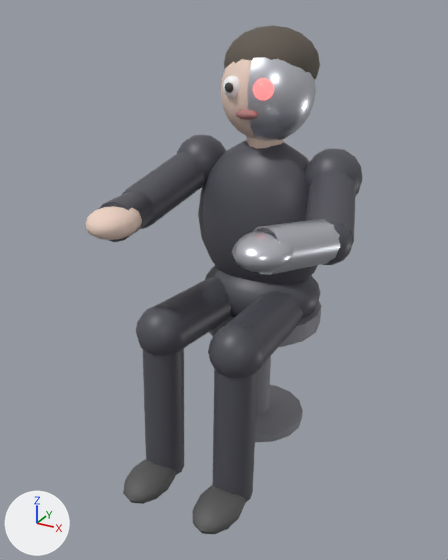
The glTF model Assets/Models/Ciborgue.glb: old version first, new version second.
Rendered twice from a 50 mm camera at (0.794, -1.698, 1.352) aimed at (-0.014, -0.228, 0.617). The lights are fixed; the arrows at lower left show +X, +Y and +Z. The first picture is the older version. Vertices at exactly the same position are counted once.

Objects in the first picture: 'Ciborgue'.
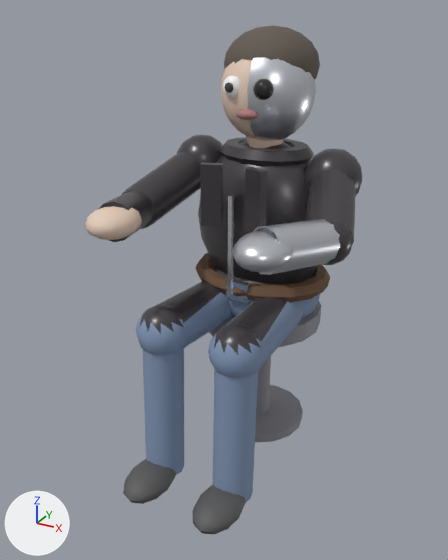
Pixel boxes (x1, y1, x2, y2) of what changed, in the pictures (448 x 560 px):
part 1 of me_ciborgue, added: after (226, 279, 250, 303)
part 2 of me_ciborgue, added: after (228, 195, 234, 295)
part 3 of me_ciborgue, added (brown): after (195, 253, 330, 302)
part 4 of me_ciborgue, added: after (219, 137, 314, 166)
part 5 of me_ciborgue, added: after (200, 162, 267, 233)
part 6 of me_ciborgue, recoloured: (99, 135, 362, 355) in both
part 7 of me_ciborgue, recoloured (dark grey to blue): (136, 266, 320, 502) in both
part 8 of me_ciborgue, edited (looks the same): (86, 59, 283, 240) in both
part 9 of me_ciborgue, recoloured (red to black): (253, 79, 274, 100) in both

Edits to the bpy script that builds the scene:
```text
Add mat_cib_olhorobo:
    mat_cib_olhorobo = principled_material('Cib_OlhoRobo')
    mat_cib_olhorobo.base_color = (0.02, 0.02, 0.02)  # black #272727
    mat_cib_olhorobo.roughness = 0.2
Add mat_cib_cintocouro:
    mat_cib_cintocouro = principled_material('Cib_CintoCouro')
    mat_cib_cintocouro.base_color = (0.15, 0.08, 0.04)  # brown #6c5038
    mat_cib_cintocouro.roughness = 0.7
Add mat_cib_pele_001:
    mat_cib_pele_001 = principled_material('Cib_Pele.001')
    mat_cib_pele_001.base_color = (0.78, 0.6, 0.48)  # beige #e5cbb8
    mat_cib_pele_001.roughness = 0.6
Add mat_cib_jaqueta_001:
    mat_cib_jaqueta_001 = principled_material('Cib_Jaqueta.001')
    mat_cib_jaqueta_001.base_color = (0.05, 0.045, 0.05)  # dark grey #3f3c3f
    mat_cib_jaqueta_001.roughness = 0.3
Add mat_cib_cromo:
    mat_cib_cromo = principled_material('Cib_Cromo')
    mat_cib_cromo.base_color = (0.8, 0.82, 0.86)  # white #e7eaef
    mat_cib_cromo.metallic = 0.95
    mat_cib_cromo.roughness = 0.2
Add mat_cib_jeans:
    mat_cib_jeans = principled_material('Cib_Jeans')
    mat_cib_jeans.base_color = (0.22, 0.3, 0.45)  # blue #8195b3
    mat_cib_jeans.roughness = 0.9
Change me_ciborgue:
    used by ob_ciborgue; location = (0.0, 0.0, 0.0)
    remove me_ciborgue.from_pydata(...)  # 2381 vertices, 4604 faces; spans x -0.365..0.365, y -0.605..0.2, z -0.001..1.305
    add me_ciborgue.from_pydata(...)  # 2593 vertices, 5012 faces; spans x -0.365..0.365, y -0.605..0.2, z -0.001..1.305
    me_ciborgue part 1: a new loose piece, a box spanning x -0.035..0.035, y -0.175..-0.155, z 0.53..0.59, in mat_cib_cromo (white #e7eaef)
    me_ciborgue part 2: a new loose piece, a box spanning x -0.006..0.006, y -0.221..-0.209, z 0.57..0.87, in mat_cib_cromo (white #e7eaef)
    me_ciborgue part 3: a new loose piece of 96 vertices spanning x -0.228..0.228, y -0.182..0.182, z 0.536..0.584, in mat_cib_cintocouro (brown #6c5038)
    me_ciborgue part 4: a new loose piece of 84 vertices spanning x -0.149..0.149, y -0.102..0.122, z 0.924..0.976, in mat_cib_jaqueta_001 (dark grey #3f3c3f)
    me_ciborgue part 5
    8 vertices are added at x -0.102..0.102, y -0.222..-0.178, z 0.77
    8 new vertices lie (0.0, 0.0, 0.18) away from vertices in x -0.102..0.102, y -0.222..-0.178, z 0.77
    24 new faces join them, mat_cib_jaqueta_001 (dark grey #3f3c3f)
    me_ciborgue part 6: 1298 faces spanning x -0.365..0.365, y -0.48..0.152, z 0.53..0.993 switch from mat_cib_jaqueta (dark grey #505059) to mat_cib_jaqueta_001 (dark grey #3f3c3f)
    me_ciborgue part 7: 638 faces spanning x -0.2..0.2, y -0.48..0.16, z 0.027..0.565 switch from mat_cib_jaqueta (dark grey #505059) to mat_cib_jeans (blue #8195b3)
    me_ciborgue part 8: 900 faces spanning x -0.29..0.29, y -0.544..0.128, z 0.788..1.272 switch from mat_cib_pele (beige #edd3c4) to mat_cib_pele_001 (beige #e5cbb8)
    me_ciborgue part 9: 168 faces spanning x 0.022..0.078, y -0.153..-0.097, z 1.122..1.178 switch from mat_cib_olhovermelho (red #ff3f3f, glowing red #ff5959) to mat_cib_olhorobo (black #272727)
    add me_ciborgue.materials.append(mat_cib_cintocouro)  # brown #6c5038
    add me_ciborgue.materials.append(mat_cib_cromo)  # white #e7eaef
```
